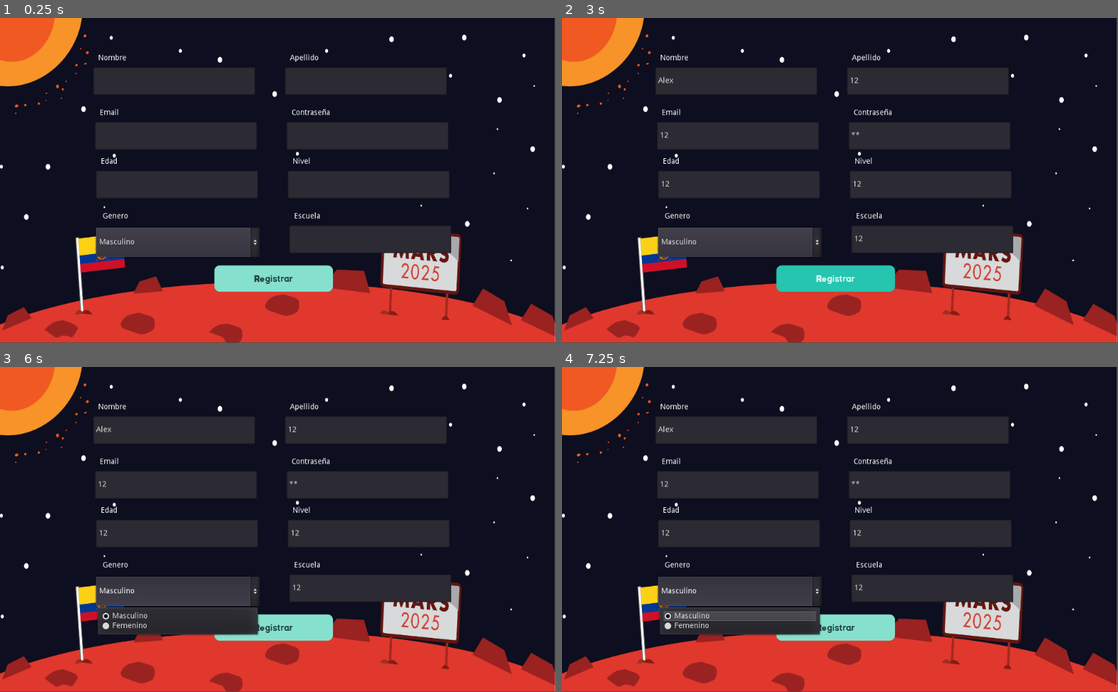
Above: before the commit, frames 1-4 (two rows, left to right).
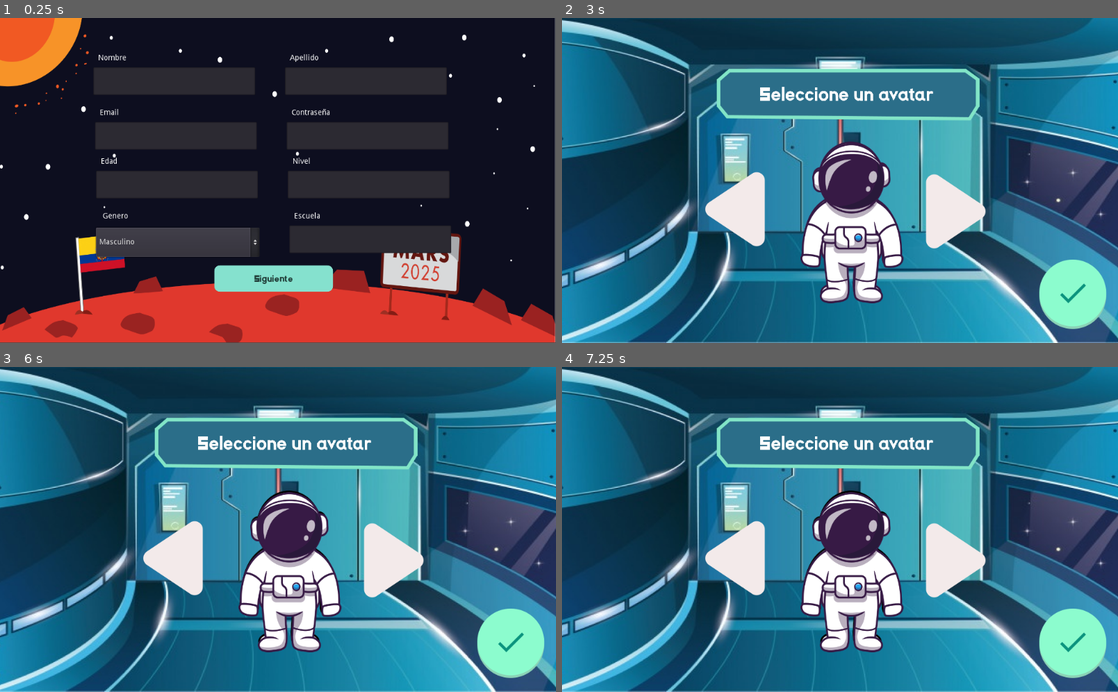
Above: after the commit, the same moments.

Repository: Space-Travelers/Game
Game: Godot game, scene res://src/scenes/register/register.tscn
Two runs of this game, one before a commit and one after it. Both use one fixed random seed, a clock stepped at 60 frames per second and the inputs below. This scene is started directly instead of the project's main scene.
Inputs (mouse positions are in pixels of both pictures, inside the frame that each line leads up to):
- Up to frame 1 (0.25 s): no input
- Up to frame 2 (3 s): click (734, 79) at 0.52 s; type "Alex" at 0.6 s; click (928, 79) at 0.75 s; type "12" at 0.83 s; click (739, 135) at 0.98 s; type "12" at 1.07 s; click (928, 135) at 1.27 s; type "12" at 1.35 s; click (739, 183) at 1.5 s; type "12" at 1.58 s; click (928, 183) at 1.73 s; type "12" at 1.82 s; click (934, 239) at 2.02 s; type "12" at 2.1 s; click "Registrar" (after the commit: "Siguiente") at 2.75 s
- Up to frame 3 (6 s): click (400, 562) at 3.52 s; click (177, 562) at 4.27 s; click (511, 643) at 5.02 s; click "Masculino" at 5.75 s
- Up to frame 4 (7.25 s): tap Enter (ui_accept) at 6.5, 6.77 s; move the mouse to (962, 513) at 6.52 s; hold Right (ui_right) from 6.53 s (still down); click (962, 513) at 6.6 s

The runs differ from the first frame. In frame 1, less than 0.1% of the frame differs, in the area x 45-53%, y 79-82%; in frame 2, 99%, in the area x 0-100%, y 0-100%; in frame 3, 99%; in frame 4, 99%.

Commit message:
add register avatar

Diff:
--- a/src/scenes/avatar/avatar.gd
+++ b/src/scenes/avatar/avatar.gd
@@ -14,7 +14,8 @@
 	current_avatar_index = 1;
 
 func change_img_avatar(file):
-	var node = get_node("astronauta")
+	var node = $avatar/astronauta
+
 	node.texture = load(file)
 
 func _on_buttonRight_button_up():
--- a/src/scenes/register/register.gd
+++ b/src/scenes/register/register.gd
@@ -2,12 +2,13 @@
 
 onready var drop_menu_down = $genero
 
-
+var current_avatar_index;
 
 var genero = "M"
 
 # Called when the node enters the scene tree for the first time.
 func _ready():
+	current_avatar_index = 1;
 	add_items()
 
 func add_items():
@@ -27,7 +28,45 @@
 		genero="F"
 	print(genero)
 
+
+
+
+var avatars = {
+	"avatar1" : "res://assets/UI/astronauts/avatar1.svg",
+	"avatar2" :  "res://assets/UI/astronauts/avatar2.svg",
+	"avatar3": "res://assets/UI/astronauts/avatar3.svg",
+}
+
+
+
+# Called when the node enters the scene tree for the first time.
+
+
+func change_img_avatar(file):
+	var node = $avatar/astronauta
+	node.texture = load(file)
+
 func _on_Button_pressed():
+	$avatar.show()
+
+
+func _on_buttonRight_pressed():
+	current_avatar_index +=1;
+	if (current_avatar_index>3):
+		current_avatar_index = 1;
+	change_img_avatar(avatars["avatar"+String(current_avatar_index)])
+
+
+func _on_buttonLeft_pressed():
+	current_avatar_index -=1;
+	if (current_avatar_index<1):
+		current_avatar_index = 3;
+	change_img_avatar(avatars["avatar"+String(current_avatar_index)])
+
+
+
+
+func _on_register_pressed():
 	var headers = ["Content-Type: application/json"]
 	var body = {"name": $username.get_text(),
   "last_name": $apellido.get_text(),
@@ -36,18 +75,19 @@
   "age": 0,
   "level": $nivel.get_text(),
   "gender": $genero.get_text(),
-  "school": $Escuela.get_text()}
-
+  "school": $Escuela.get_text(),
+  "avatar":str(current_avatar_index),
+ }
 	body = JSON.print(body)
 	var error = $HTTPRequest.request("https://spacetravelers.herokuapp.com/player/register",headers, true, HTTPClient.METHOD_POST, body)
 	if error != OK:
-		push_error(" An error occured in  the HTTP request")
-
+		print("Error")
 
 
 func _on_HTTPRequest_request_completed(result, response_code, headers, body):
-		if result == HTTPRequest.RESULT_SUCCESS:
+	if result == HTTPRequest.RESULT_SUCCESS:
+			print(result)
 			if(response_code==200):
 				print(body.get_string_from_utf8())
 			else:
-				print("errot")
+				print("erro prueba")
--- a/src/scenes/register/register.tscn
+++ b/src/scenes/register/register.tscn
@@ -1,8 +1,16 @@
-[gd_scene load_steps=4 format=2]
+[gd_scene load_steps=12 format=2]
 
 [ext_resource path="res://assets/UI/backgrounds/login.png" type="Texture" id=1]
 [ext_resource path="res://theme/st.tres" type="Theme" id=2]
 [ext_resource path="res://src/scenes/register/register.gd" type="Script" id=3]
+[ext_resource path="res://assets/UI/buttons/button-right.svg" type="Texture" id=4]
+[ext_resource path="res://font.tres" type="DynamicFont" id=5]
+[ext_resource path="res://assets/UI/backgrounds/Select-avatar.png" type="Texture" id=6]
+[ext_resource path="res://assets/UI/elements/container - select avatar.svg" type="Texture" id=7]
+[ext_resource path="res://assets/UI/buttons/button-left.svg" type="Texture" id=8]
+[ext_resource path="res://assets/UI/astronauts/avatar1.svg" type="Texture" id=9]
+[ext_resource path="res://assets/UI/buttons/check.png" type="Texture" id=10]
+[ext_resource path="res://assets/UI/astronauts/astronaut-default.svg" type="Texture" id=11]
 
 [node name="Control" type="Control"]
 margin_right = 40.0
@@ -144,10 +152,72 @@
 margin_right = 613.0
 margin_bottom = 505.0
 theme = ExtResource( 2 )
-text = "Registrar"
+text = "Siguiente"
 
 [node name="HTTPRequest" type="HTTPRequest" parent="."]
+
+[node name="avatar" type="Control" parent="."]
+visible = false
+margin_right = 40.0
+margin_bottom = 40.0
+
+[node name="Sprite" type="Sprite" parent="avatar"]
+position = Vector2( 260.281, 208 )
+scale = Vector2( 0.679894, 0.612016 )
+texture = ExtResource( 6 )
+offset = Vector2( 368.762, 149.506 )
+
+[node name="Container-SelectAvatar" type="Sprite" parent="avatar"]
+position = Vector2( 527, 142 )
+scale = Vector2( 0.624183, 0.624183 )
+texture = ExtResource( 7 )
+
+[node name="Label" type="Label" parent="avatar/Container-SelectAvatar"]
+margin_left = -350.859
+margin_top = -57.6754
+margin_right = 343.141
+margin_bottom = 48.3246
+custom_fonts/font = ExtResource( 5 )
+text = "Seleccione un avatar"
+align = 1
+valign = 1
+autowrap = true
+
+[node name="astronauta" type="Sprite" parent="avatar"]
+position = Vector2( 533, 374 )
+scale = Vector2( 0.588658, 0.597169 )
+texture = ExtResource( 9 )
+
+[node name="Sprite2" type="Sprite" parent="avatar"]
+position = Vector2( 534, 379 )
+scale = Vector2( 0.604633, 0.604633 )
+texture = ExtResource( 11 )
+
+[node name="buttonRight" type="TextureButton" parent="avatar"]
+margin_left = 670.0
+margin_top = 288.0
+margin_right = 795.0
+margin_bottom = 437.0
+texture_normal = ExtResource( 8 )
+
+[node name="buttonLeft" type="TextureButton" parent="avatar"]
+margin_left = 263.0
+margin_top = 284.0
+margin_right = 388.0
+margin_bottom = 433.0
+texture_normal = ExtResource( 4 )
+
+[node name="register" type="TextureButton" parent="avatar"]
+margin_left = 879.0
+margin_top = 446.0
+margin_right = 1003.0
+margin_bottom = 574.0
+texture_normal = ExtResource( 10 )
+expand = true
 
 [connection signal="item_selected" from="genero" to="." method="_on_genero_item_selected"]
 [connection signal="pressed" from="Button" to="." method="_on_Button_pressed"]
 [connection signal="request_completed" from="HTTPRequest" to="." method="_on_HTTPRequest_request_completed"]
+[connection signal="pressed" from="avatar/buttonRight" to="." method="_on_buttonRight_pressed"]
+[connection signal="pressed" from="avatar/buttonLeft" to="." method="_on_buttonLeft_pressed"]
+[connection signal="pressed" from="avatar/register" to="." method="_on_register_pressed"]
